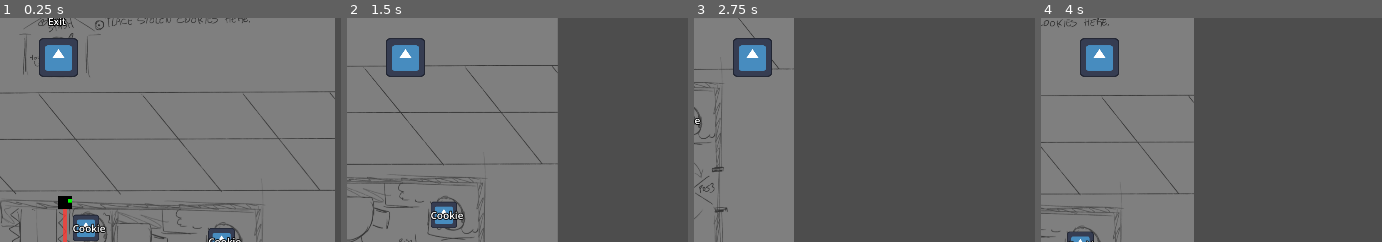
Above: before the commit, frames 1-4 (left to right).
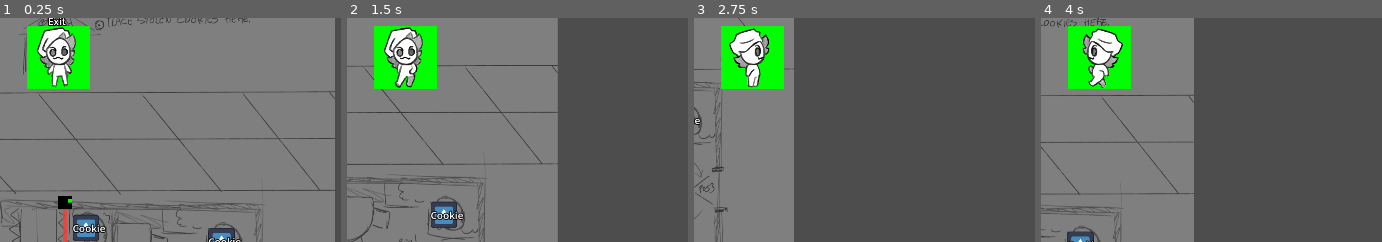
Above: after the commit, the same moments.

Repository: Fan-Dev1/BrackeysGameJam
Game: Godot game, scene res://levels/level_01.tscn
Two runs of this game, one before a commit and one after it. Both use one fixed random seed, a clock stepped at 60 frames per second and the inputs below. The engine's default icon, where the game draws it, is replaced by a stand-in: a white triangle on a blue panel in a dark square.
Inputs:
- Up to frame 1 (0.25 s): no input
- Up to frame 2 (1.5 s): hold D (move_right) 0.53-1.28 s; hold S (move_down) from 1.28 s (still down)
- Up to frame 3 (2.75 s): release S (move_down) at 2.03 s; hold D (move_right) from 2.03 s (still down)
- Up to frame 4 (4 s): release D (move_right) at 2.78 s; hold W (move_up) 2.78-3.53 s; hold A (move_left) from 3.53 s (still down)
The pictures show only the part of the screen within x 50-100%, y 41-91%; the shares and areas given below are measured in that part.

The runs differ from the first frame. In frame 1, 5.1% of the frame differs, in the area x 7-27%, y 3-32%; in frame 2, 5.1%; in frame 3, 5.1%; in frame 4, 5.1%.

Commit message:
adding placeholder animations for player

Diff:
--- a/core/security_guard/SecurityGuard.tscn
+++ b/core/security_guard/SecurityGuard.tscn
@@ -23,7 +23,7 @@
 [node name="SecurityGuard" type="Node2D"]
 script = ExtResource("1_p6iyn")
 rotaton_speed = 1.0
-move_speed = null
+guard_position_index = 1
 guard_positions = Array[ExtResource("2_ptygn")]([SubResource("Resource_ptygn"), SubResource("Resource_p37y6")])
 
 [node name="positionTimer" type="Timer" parent="."]
@@ -34,7 +34,7 @@
 one_shot = true
 
 [node name="GuardArea2D" type="Area2D" parent="."]
-rotation = 1.5708
+rotation = 3.14159
 collision_layer = 0
 collision_mask = 2
 
--- a/levels/guard_movement_test_level.tscn
+++ b/levels/guard_movement_test_level.tscn
@@ -42,7 +42,6 @@
 [node name="SecurityGuard" parent="." instance=ExtResource("2_0se1k")]
 position = Vector2(606, 315)
 move_speed = 100.0
-guard_position_index = 1
 guard_positions = Array[ExtResource("3_myjux")]([SubResource("Resource_5umpd"), SubResource("Resource_1jpcd")])
 
 [node name="CanvasLayer" type="CanvasLayer" parent="."]
--- a/player/player.gd
+++ b/player/player.gd
@@ -6,18 +6,42 @@
 @export var move_smothing: float
 
 @onready var camera_2d: Camera2D = %Camera2D
+@onready var animated_sprite_2d: AnimatedSprite2D = $AnimatedSprite2D
 
 var has_cookie := false
-
+var last_direction := Vector2.DOWN
 
 func _physics_process(delta: float) -> void:
 	var input_direction := Input.get_vector("move_left", "move_right", "move_up", "move_down")
 	var target_velocity := input_direction * move_speed
-
+	if input_direction:
+		last_direction = input_direction
+	manage_animations(input_direction, last_direction)
 	var velocity_weight := 1.0 - exp(-move_smothing * delta)
 	velocity = velocity.lerp(target_velocity, velocity_weight)
 	move_and_slide()
 
+func manage_animations(input_direction, last_direction) -> void:
+	var anim_state : String
+	var dir = input_direction if input_direction else last_direction
+	if input_direction:
+		anim_state = "Walk"
+	else:
+		anim_state = "Idle"
+	if dir.y > 0:
+		animated_sprite_2d.flip_h = false
+		animated_sprite_2d.play(anim_state + "South")
+	elif dir.y < 0:
+		animated_sprite_2d.flip_h = false
+		animated_sprite_2d.play(anim_state +"North")
+
+	elif dir.x > 0:
+		animated_sprite_2d.flip_h = false
+		animated_sprite_2d.play(anim_state +"East")
+
+	elif dir.x < 0:
+		animated_sprite_2d.flip_h = true
+		animated_sprite_2d.play(anim_state +"East")
 
 func take_cookie_from(from: CookieStash):
 	has_cookie = true
--- a/player/player.tscn
+++ b/player/player.tscn
@@ -1,10 +1,97 @@
-[gd_scene load_steps=4 format=3 uid="uid://dhd35o5m5lhrq"]
+[gd_scene load_steps=14 format=3 uid="uid://dhd35o5m5lhrq"]
 
 [ext_resource type="Script" uid="uid://bpqyegseblpju" path="res://player/player.gd" id="1_rkbax"]
 [ext_resource type="Texture2D" uid="uid://dlniah4q152qk" path="res://icon.svg" id="2_g1dw6"]
+[ext_resource type="Texture2D" uid="uid://b8ye17ey7oqdb" path="res://PlaceholderCharacter/Chara_West_WalkL.png" id="3_2ieo8"]
+[ext_resource type="Texture2D" uid="uid://vcx2u341xsd" path="res://PlaceholderCharacter/Chara_West_Still.png" id="4_ebec5"]
+[ext_resource type="Texture2D" uid="uid://cai5q25d55naf" path="res://PlaceholderCharacter/Chara_West_WalkR.png" id="5_yllr7"]
+[ext_resource type="Texture2D" uid="uid://2codejrcc4di" path="res://PlaceholderCharacter/Chara_North_WalkL.png" id="6_kb6p2"]
+[ext_resource type="Texture2D" uid="uid://b8pwvsceex6g2" path="res://PlaceholderCharacter/Chara_North_Still.png" id="7_wodsf"]
+[ext_resource type="Texture2D" uid="uid://cwww0aonk8qgi" path="res://PlaceholderCharacter/Chara_North_WalkR.png" id="8_32hag"]
+[ext_resource type="Texture2D" uid="uid://b8t1rch1hf4q" path="res://PlaceholderCharacter/Chara_South_WalkR.png" id="9_tqiix"]
+[ext_resource type="Texture2D" uid="uid://c8h3n5s5vshm" path="res://PlaceholderCharacter/Chara_South_Still.png" id="10_e7oew"]
+[ext_resource type="Texture2D" uid="uid://cdrrnx2reuyr2" path="res://PlaceholderCharacter/Chara_South_WalkL.png" id="11_c35mf"]
 
 [sub_resource type="CircleShape2D" id="CircleShape2D_rkbax"]
 radius = 47.1699
+
+[sub_resource type="SpriteFrames" id="SpriteFrames_65viv"]
+animations = [{
+"frames": [{
+"duration": 1.0,
+"texture": ExtResource("4_ebec5")
+}],
+"loop": true,
+"name": &"IdleEast",
+"speed": 5.0
+}, {
+"frames": [{
+"duration": 1.0,
+"texture": ExtResource("7_wodsf")
+}],
+"loop": true,
+"name": &"IdleNorth",
+"speed": 5.0
+}, {
+"frames": [{
+"duration": 1.0,
+"texture": ExtResource("10_e7oew")
+}],
+"loop": true,
+"name": &"IdleSouth",
+"speed": 5.0
+}, {
+"frames": [{
+"duration": 1.0,
+"texture": ExtResource("3_2ieo8")
+}, {
+"duration": 1.0,
+"texture": ExtResource("4_ebec5")
+}, {
+"duration": 1.0,
+"texture": ExtResource("5_yllr7")
+}, {
+"duration": 1.0,
+"texture": ExtResource("4_ebec5")
+}],
+"loop": true,
+"name": &"WalkEast",
+"speed": 5.0
+}, {
+"frames": [{
+"duration": 1.0,
+"texture": ExtResource("6_kb6p2")
+}, {
+"duration": 1.0,
+"texture": ExtResource("7_wodsf")
+}, {
+"duration": 1.0,
+"texture": ExtResource("8_32hag")
+}, {
+"duration": 1.0,
+"texture": ExtResource("7_wodsf")
+}],
+"loop": true,
+"name": &"WalkNorth",
+"speed": 5.0
+}, {
+"frames": [{
+"duration": 1.0,
+"texture": ExtResource("9_tqiix")
+}, {
+"duration": 1.0,
+"texture": ExtResource("10_e7oew")
+}, {
+"duration": 1.0,
+"texture": ExtResource("11_c35mf")
+}, {
+"duration": 1.0,
+"texture": ExtResource("10_e7oew")
+}],
+"loop": true,
+"name": &"WalkSouth",
+"speed": 5.0
+}]
 
 [node name="Player" type="CharacterBody2D" groups=["player"]]
 collision_layer = 2
@@ -22,3 +109,7 @@
 
 [node name="Camera2D" type="Camera2D" parent="."]
 unique_name_in_owner = true
+
+[node name="AnimatedSprite2D" type="AnimatedSprite2D" parent="."]
+sprite_frames = SubResource("SpriteFrames_65viv")
+animation = &"WalkSouth"
Binary file added: PlaceholderCharacter/Chara_North_Still.png
Not shown, added: PlaceholderCharacter/Chara_North_Still.png.import
Binary file added: PlaceholderCharacter/Chara_North_WalkL.png
Not shown, added: PlaceholderCharacter/Chara_North_WalkL.png.import
Binary file added: PlaceholderCharacter/Chara_North_WalkR.png
Not shown, added: PlaceholderCharacter/Chara_North_WalkR.png.import
Binary file added: PlaceholderCharacter/Chara_South_Still.png
Not shown, added: PlaceholderCharacter/Chara_South_Still.png.import
Binary file added: PlaceholderCharacter/Chara_South_WalkL.png
Not shown, added: PlaceholderCharacter/Chara_South_WalkL.png.import
Binary file added: PlaceholderCharacter/Chara_South_WalkR.png
Not shown, added: PlaceholderCharacter/Chara_South_WalkR.png.import
(and 7 more such lines)
